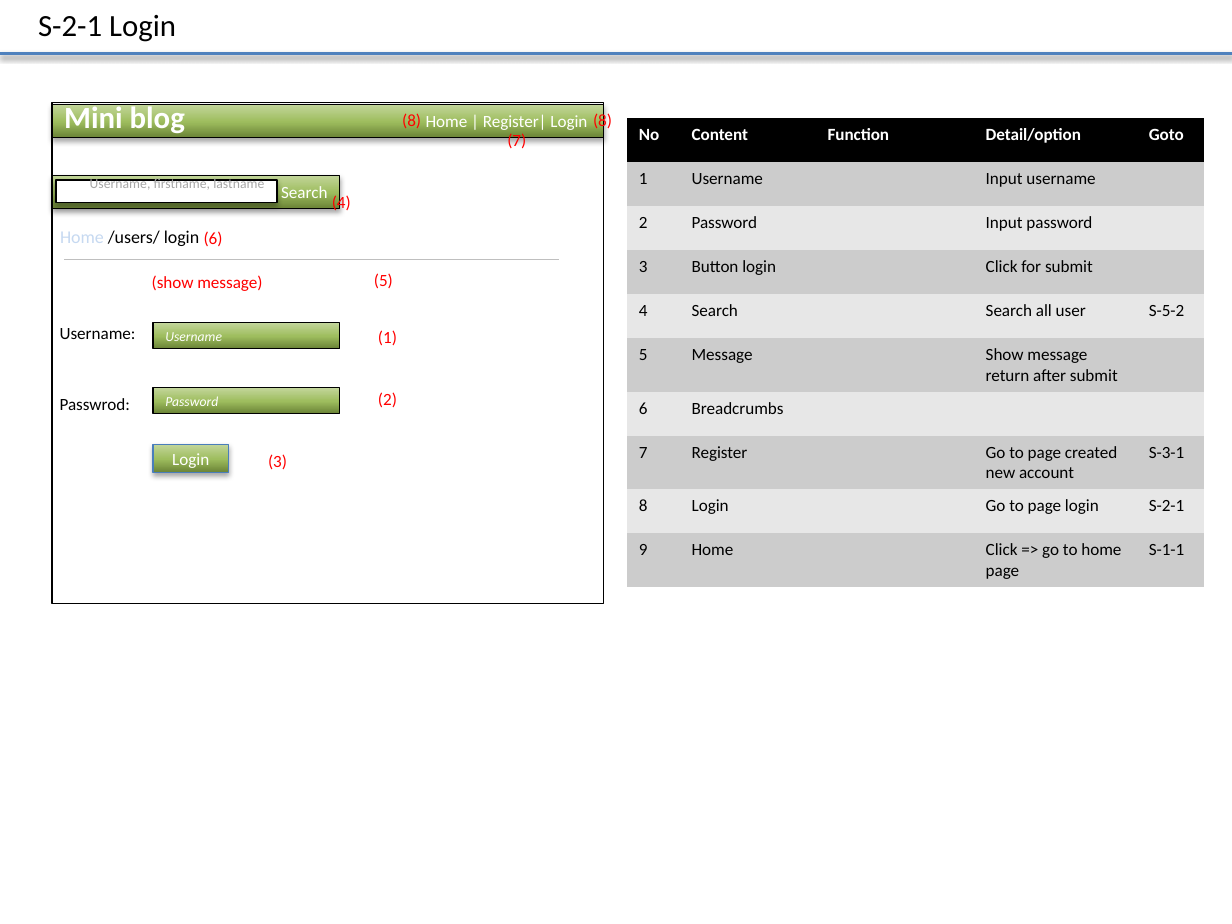
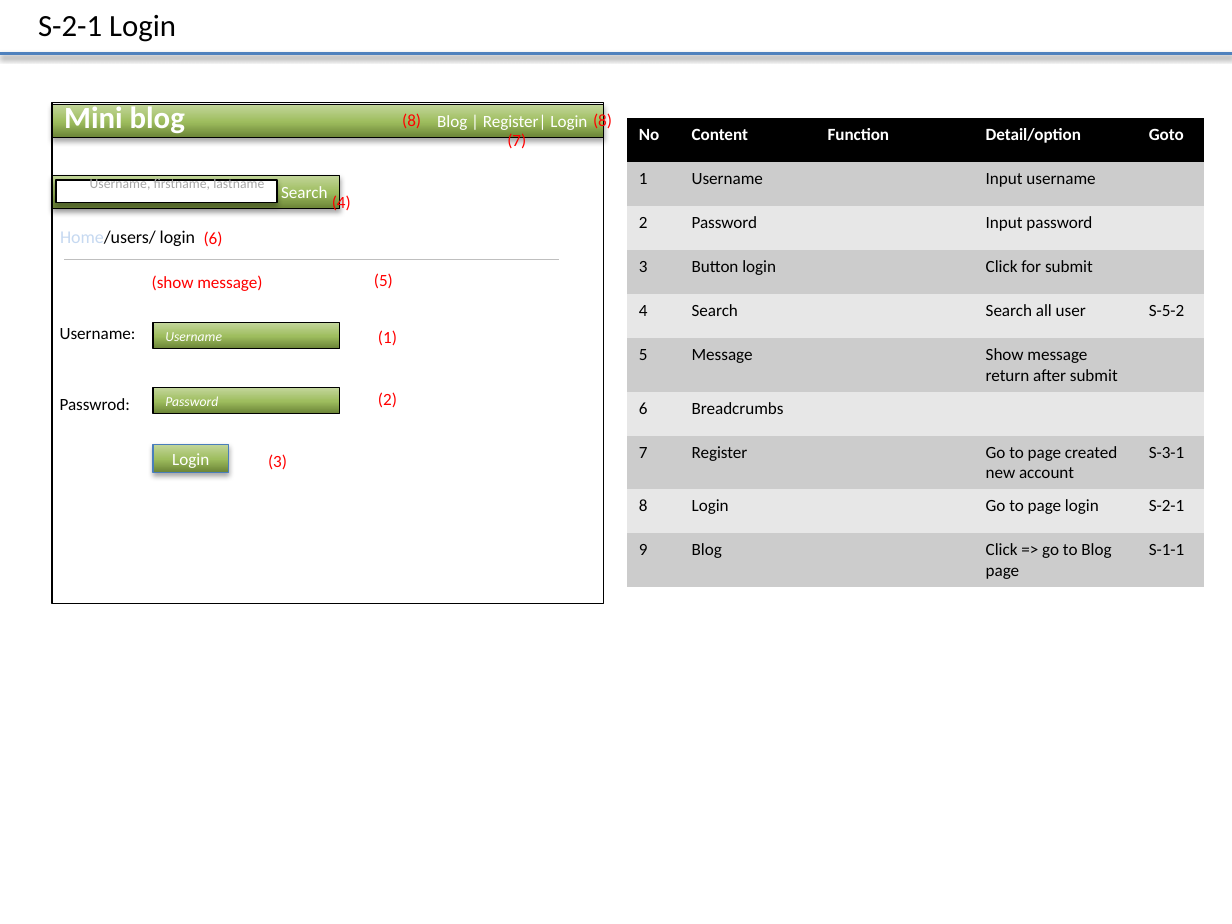
Before and after one commit to Mulodo-PHP-Training/miniblog-lam.vy, a slide deck: slide 4 of doc/frontend/wireframe/TRN-MiniBlog_WireframeDesign_LAMVY.pptx. Drawn at 1232x924 pixels with LibreOffice and Linux fonts; fonts in the diff are those of the drawing. Boxes give left, top, right and bottom in pixels: in the first picture for what was removed or moved away, otherwise in the second. Text is boxed around its words. In the diff, an @@ line names an element or a change of style, - is before the commit and + after.

```diff
--- a/doc/frontend/wireframe/TRN-MiniBlog_WireframeDesign_LAMVY.pptx
+++ b/doc/frontend/wireframe/TRN-MiniBlog_WireframeDesign_LAMVY.pptx
@@ text in rectangle at (437,114,587,133): text changed @@
-Home | Register| Login
+Blog | Register| Login
@@ table at (627,118,1204,586) @@
-row 10, column 2: Home
+row 10, column 2: Blog
-row 10, column 4: Click => go to home page
+row 10, column 4: Click => go to Blog page
@@ text at (60,230,195,246): spaces changed @@
-Home /users/ login
+Home/users/ login
```
Also in this commit, not shown: 7 other slides changed, 6 slides added.
